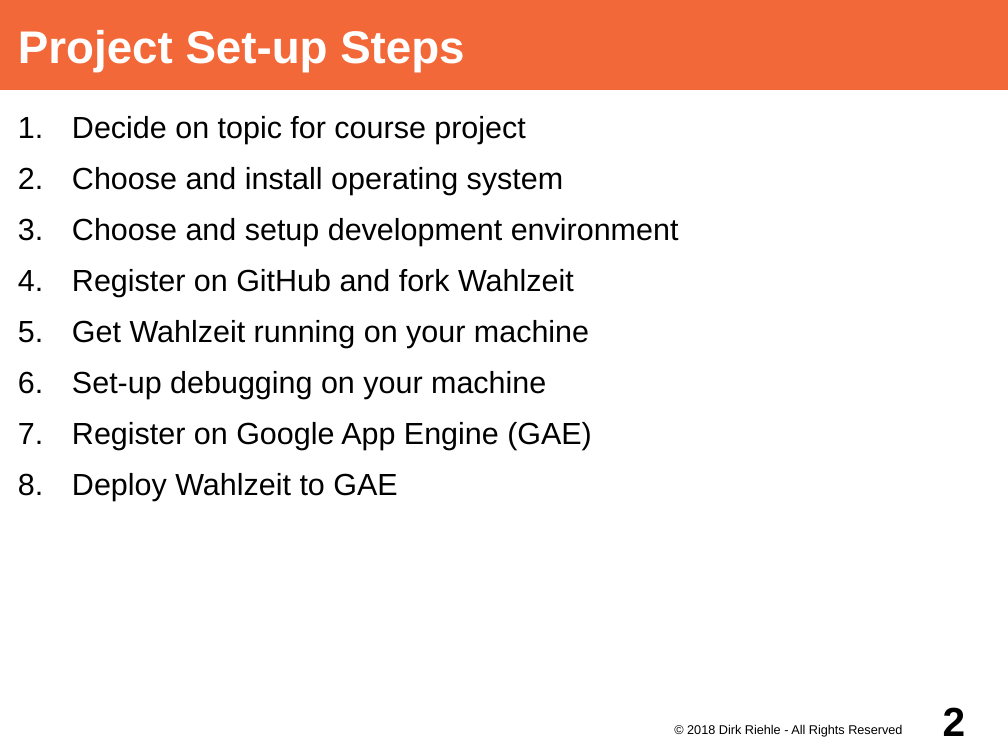
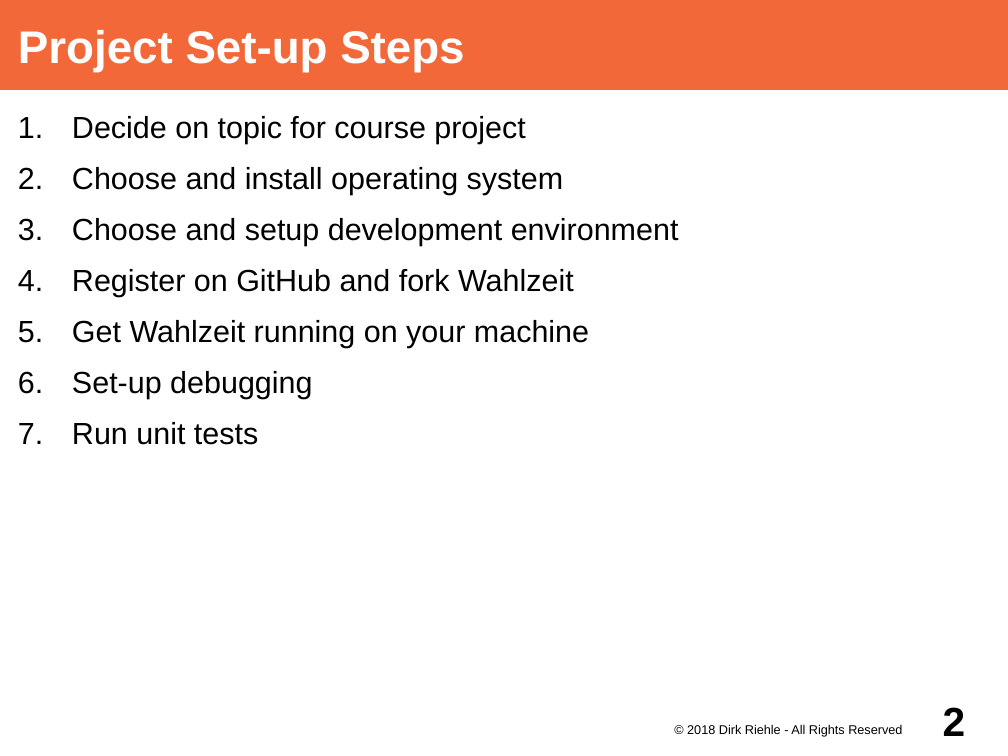
Before and after one commit to dirkriehle/adap-course, a slide deck: slide 2 of Lecture slides/ADAP A03 - Project Set-up.odp. Drawn at 1008x756 pixels with LibreOffice and Linux fonts; fonts in the diff are those of the drawing. Boxes give left, top, right and bottom in pixels: in the first picture for what was removed or moved away, otherwise in the second. Text is boxed around its words. In the diff, an @@ line names an element or a change of style, - is before the commit and + after.

```diff
--- a/Lecture slides/ADAP A03 - Project Set-up.odp
+++ b/Lecture slides/ADAP A03 - Project Set-up.odp
@@ text at box(72, 371, 312, 445): text changed @@
-6. Set-up debugging on your machine
-7. Register on Google App Engine (GAE)
-8. Deploy Wahlzeit to GAE
+6. Set-up debugging
+7. Run unit tests
```
Also in this commit, not shown: 6 other slides changed, 1 slide added, 3 slides removed, 17 other files.
